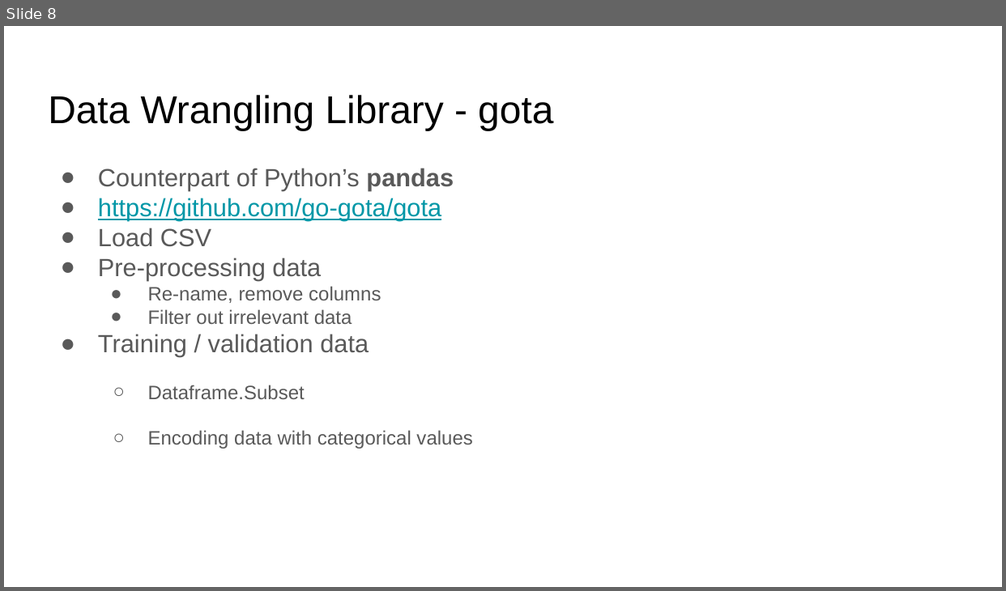
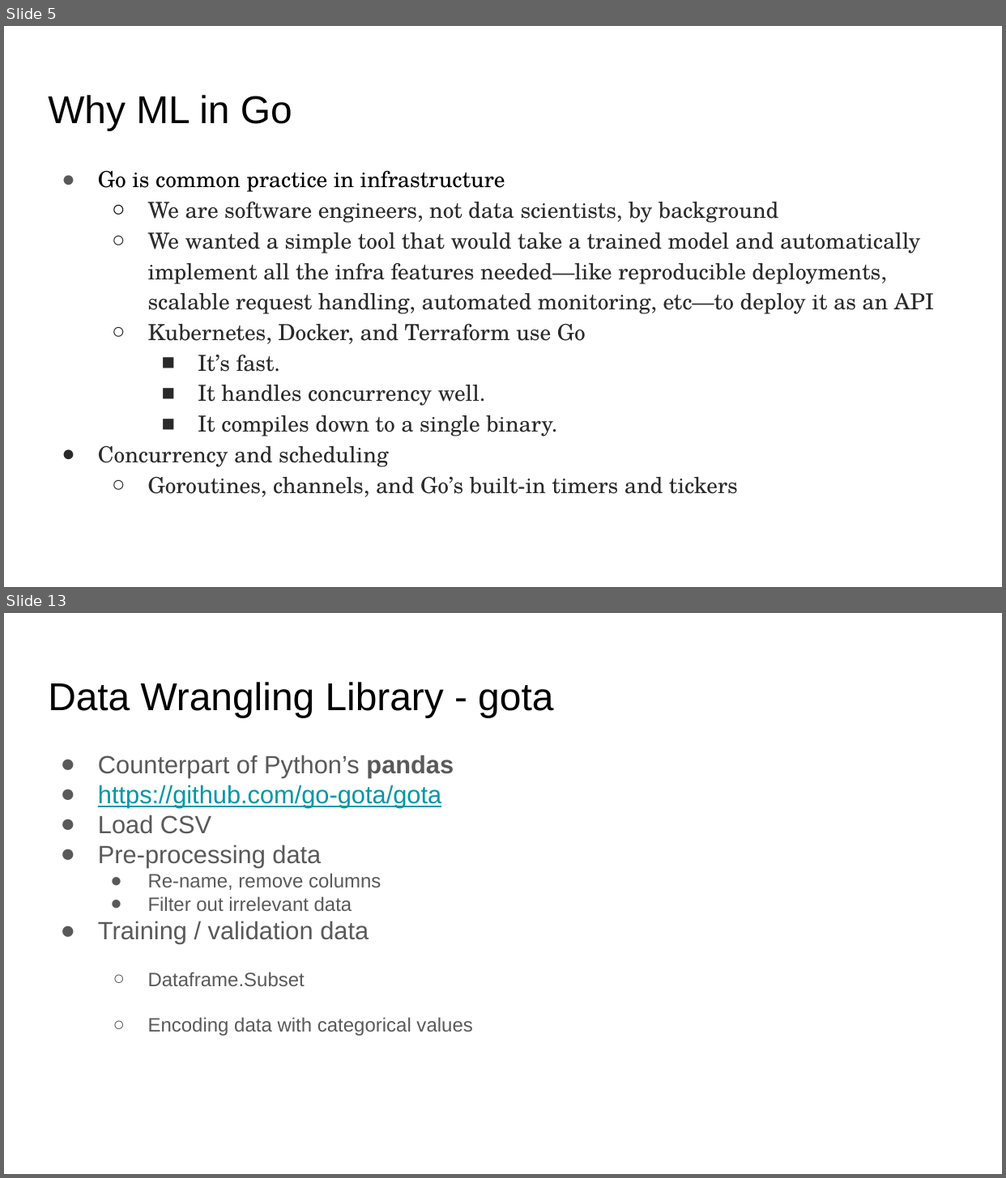
Before and after one commit to ephraimberkovitch/golang_ml, a slide deck: Go ML Meetup.pptx. Shown one above the other, each under a label of ours: slide 8 before the commit, slides 5 and 13 after it; the slides between them are not shown. The pictures are 1006x591 and 1006x1178 pixels, drawn with LibreOffice and Linux fonts; fonts in the diff are those of the drawing. Boxes give left, top, right and bottom in pixels: in the first picture for what was removed or moved away, otherwise in the second. Text is boxed around its words. In the diff, an @@ line names an element or a change of style, - is before the commit and + after.

```diff
--- a/Go ML Meetup.pptx
+++ b/Go ML Meetup.pptx
@@ slide 5 added at <box>4,26,1002,587</box>, background #FFFFFF @@
@@ title added at <box>48,95,292,130</box>, 28 pt, text #000000 @@
+Why ML in Go
@@ text added at <box>98,171,934,497</box>, 16 pt, text #292929 @@
+● Go is common practice in infrastructure
+  ○ We are software engineers, not data scientists, by background
+  ○ We wanted a simple tool that would take a trained model and automatically implement all the infra features needed—like reproducible deployments, scalable request handling, automated monitoring, etc—to deploy it as an API
+  ○ Kubernetes, Docker, and Terraform use Go
+    ■ It’s fast.
+    ■ It handles concurrency well.
+    ■ It compiles down to a single binary.
+● Concurrency and scheduling
+  ○ Goroutines, channels, and Go’s built-in timers and tickers
@@ what was slide 8 is now slide 13 @@
```
Also in this commit, not shown: 2 slides changed, 10 other slides added, 8 slides removed, 8 other files.
